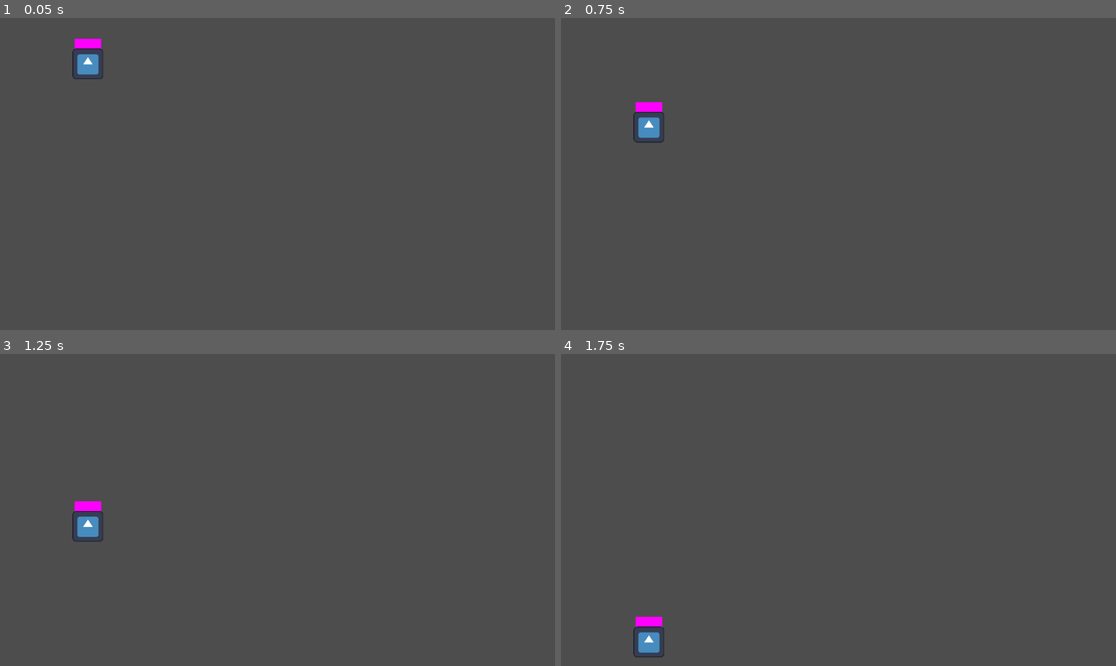
Above: before the commit, frames 1-4 (two rows, left to right).
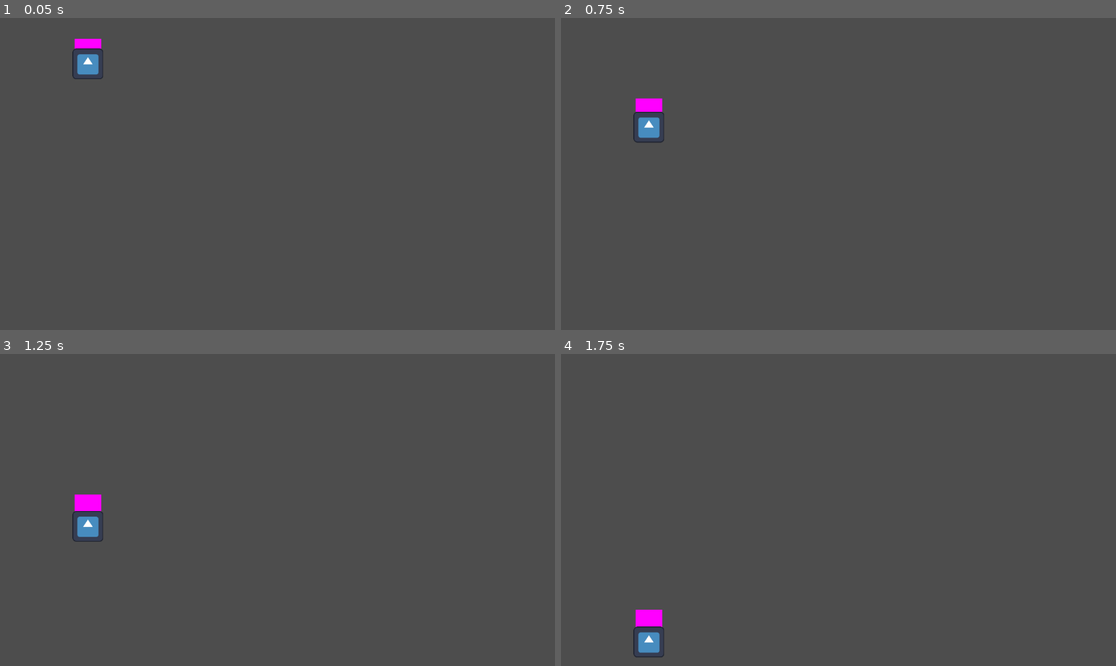
Above: after the commit, the same moments.

Repository: gracedes/spring-arms
Game: Godot game, scene res://scenes/testing.tscn
The game is run twice, just before and just after one commit, with the same random seed, the same clock (stepped at 60 frames per second) and the same inputs. The engine's default icon, where the game draws it, is replaced by a stand-in: a white triangle on a blue panel in a dark square.
Inputs (mouse positions are in pixels of both pictures, inside the frame that each line leads up to):
- Up to frame 1 (0.05 s): no input
- Up to frame 2 (0.75 s): move the mouse to (960, 158) at 0.52 s; hold Right (ui_right) from 0.53 s (still down)
- Up to frame 3 (1.25 s): keep holding Right (ui_right); tap Space (jump) at 0.77 s
- Up to frame 4 (1.75 s): move the mouse to (727, 525) at 1.27 s; release Right (ui_right) at 1.28 s; hold Left (ui_left) from 1.28 s (still down); tap Space (jump) at 1.52 s

Frame 1 is identical in both runs. In frame 2, less than 0.1% of the frame differs, in the area x 13-19%, y 25-28%; in frame 3, 0.1%; in frame 4, 0.1%, in the area x 13-19%, y 81-85%.
Error before the commit: Invalid operands 'int' and 'bool' in operator '*'. (res://entities/player/hair/hair.gd:21)

Commit message:
added angle scaling to hair physics, testing needed

Diff:
--- a/entities/player/hair/hair.gd
+++ b/entities/player/hair/hair.gd
@@ -18,5 +18,5 @@
 		offset.y = move_toward(offset.y, -54.0, 500 * shift_coeff)
 	else:
 		print(yvelo * shift_coeff)
-		offset.y = move_toward(offset.y, -54.0 + (max_shift * -(yvelo / abs(yvelo)) * ((2 * (abs(rot) <= 90)) - 1)), min(abs(yvelo) * shift_coeff, 500 * shift_coeff))
+		offset.y = move_toward(offset.y, -54.0 + (max_shift * -(yvelo / abs(yvelo)) * (cos(deg_to_rad(abs(rot))))), min(abs(yvelo) * shift_coeff, 500 * shift_coeff))
 	pass
